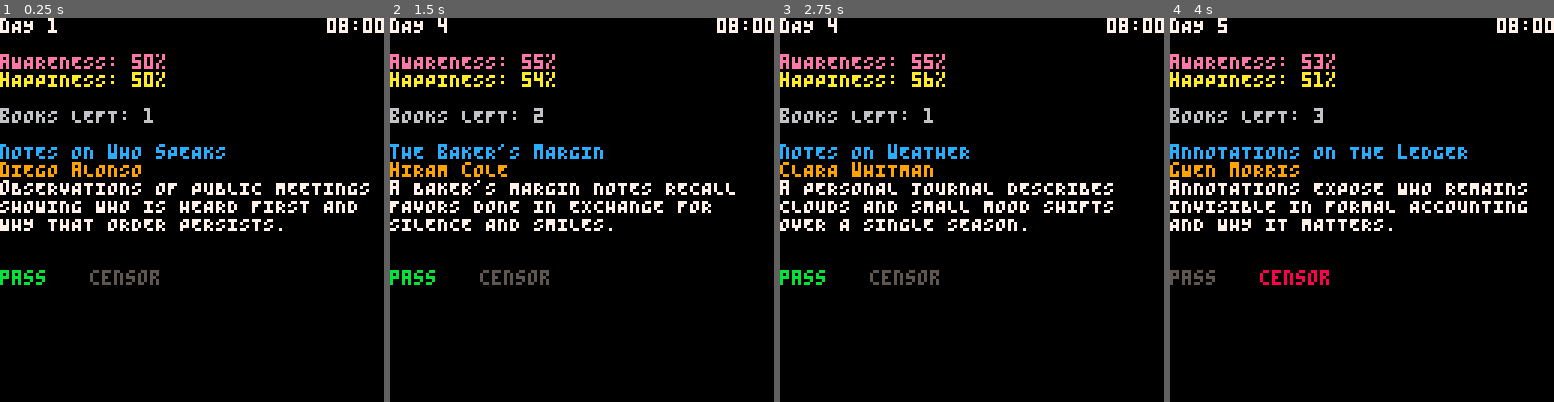
Above: before the commit, frames 1-4 (left to right).
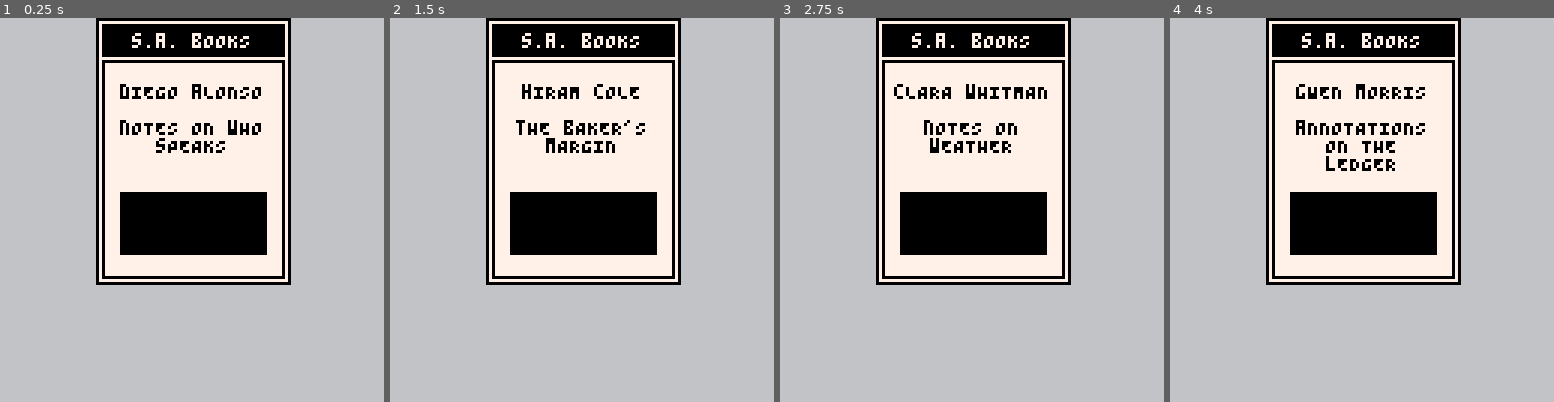
Above: after the commit, the same moments.

Repository: marco-vidali/dont_read_that_book
Game: PICO-8 cartridge dont_read_that_book.p8
Same seed, same stepped clock (60 frames per second), same inputs: the game is played once before the commit and once after it.
Inputs:
- Up to frame 1 (0.25 s): no input
- Up to frame 2 (1.5 s): tap O (Z key) at 0.33, 0.7, 1.43 s
- Up to frame 3 (2.75 s): hold Left 1.97-2.37 s; tap O (Z key) at 2.22 s
- Up to frame 4 (4 s): hold Right 2.87-3.53 s; tap O (Z key) at 3.1, 3.98 s

The runs differ from the first frame. In frame 1, 86% of the frame differs, in the area x 0-100%, y 0-100%; in frame 2, 86%; in frame 3, 86%; in frame 4, 86%.

Commit message:
Create book graphics

Diff:
--- a/dont_read_that_book.p8
+++ b/dont_read_that_book.p8
@@ -11,6 +11,23 @@
 00077000000000000000000000000000000000000000000000000000000000000000000000000000000000000000000000000000000000000000000000000000
 00077000000000000000000000000000000000000000000000000000000000000000000000000000000000000000000000000000000000000000000000000000
 00700700000000000000000000000000000000000000000000000000000000000000000000000000000000000000000000000000000000000000000000000000
+__map__
+0101010101010101010101010101010100000000000000000000000000000000000000000000000000000000000000000000000000000000000000000000000000000000000000000000000000000000000000000000000000000000000000000000000000000000000000000000000000000000000000000000000000000000
+0101010101010101010101010101010100000000000000000000000000000000000000000000000000000000000000000000000000000000000000000000000000000000000000000000000000000000000000000000000000000000000000000000000000000000000000000000000000000000000000000000000000000000
+0101010102030303030303040101010100000000000000000000000000000000000000000000000000000000000000000000000000000000000000000000000000000000000000000000000000000000000000000000000000000000000000000000000000000000000000000000000000000000000000000000000000000000
+0101010112131313131313140101010100000000000000000000000000000000000000000000000000000000000000000000000000000000000000000000000000000000000000000000000000000000000000000000000000000000000000000000000000000000000000000000000000000000000000000000000000000000
+0101010112131313131313140101010100000000000000000000000000000000000000000000000000000000000000000000000000000000000000000000000000000000000000000000000000000000000000000000000000000000000000000000000000000000000000000000000000000000000000000000000000000000
+0101010112131313131313140101010100000000000000000000000000000000000000000000000000000000000000000000000000000000000000000000000000000000000000000000000000000000000000000000000000000000000000000000000000000000000000000000000000000000000000000000000000000000
+0101010112131313131313140101010100000000000000000000000000000000000000000000000000000000000000000000000000000000000000000000000000000000000000000000000000000000000000000000000000000000000000000000000000000000000000000000000000000000000000000000000000000000
+0101010112131313131313140101010100000000000000000000000000000000000000000000000000000000000000000000000000000000000000000000000000000000000000000000000000000000000000000000000000000000000000000000000000000000000000000000000000000000000000000000000000000000
+0101010112131313131313140101010100000000000000000000000000000000000000000000000000000000000000000000000000000000000000000000000000000000000000000000000000000000000000000000000000000000000000000000000000000000000000000000000000000000000000000000000000000000
+0101010112131313131313140101010100000000000000000000000000000000000000000000000000000000000000000000000000000000000000000000000000000000000000000000000000000000000000000000000000000000000000000000000000000000000000000000000000000000000000000000000000000000
+0101010112131313131313140101010100000000000000000000000000000000000000000000000000000000000000000000000000000000000000000000000000000000000000000000000000000000000000000000000000000000000000000000000000000000000000000000000000000000000000000000000000000000
+0101010112131313131313140101010100000000000000000000000000000000000000000000000000000000000000000000000000000000000000000000000000000000000000000000000000000000000000000000000000000000000000000000000000000000000000000000000000000000000000000000000000000000
+0101010122232323232323240101010100000000000000000000000000000000000000000000000000000000000000000000000000000000000000000000000000000000000000000000000000000000000000000000000000000000000000000000000000000000000000000000000000000000000000000000000000000000
+0101010101010101010101010101010100000000000000000000000000000000000000000000000000000000000000000000000000000000000000000000000000000000000000000000000000000000000000000000000000000000000000000000000000000000000000000000000000000000000000000000000000000000
+0101010101010101010101010101010100000000000000000000000000000000000000000000000000000000000000000000000000000000000000000000000000000000000000000000000000000000000000000000000000000000000000000000000000000000000000000000000000000000000000000000000000000000
+0101010101010101010101010101010100000000000000000000000000000000000000000000000000000000000000000000000000000000000000000000000000000000000000000000000000000000000000000000000000000000000000000000000000000000000000000000000000000000000000000000000000000000
 
 
 
--- a/scripts/show_book.lua
+++ b/scripts/show_book.lua
@@ -1,3 +1,5 @@
+palt(0, false)
+
 day = 1
 
 awareness = 50
@@ -106,25 +108,27 @@
 end
 
 function _draw()
-    cls()
+    cls(6)
 
-    print("dAY " .. day, 0, 0, 7)
-    print(hours .. ":" .. minutes, 109, 0, 7)
+    -- outline
+    rect(32, 0, 96, 88, 0)
 
-    print("aWARENESS: " .. awareness .. "%", 0, 12, 14)
-    print("hAPPINESS: " .. happiness .. "%", 0, 18, 10)
+    -- background
+    rectfill(33, 1, 95, 87, 7)
 
-    print("bOOKS LEFT: " .. books_num, 0, 30, 6)
+    -- header
+    rectfill(34, 2, 94, 12, 0)
+    print_centered("s.a. bOOKS", 5, 7)
 
-    print_wrapped(book.title, 0, 42, 12, 128)
-    print_wrapped(book.author, 0, 48, 9, 128)
-    print_wrapped(book.synopsis, 0, 54, 7, 128)
+    -- content outline
+    rect(34, 14, 94, 86, 0)
 
-    if choice == 1 then
-        print("pass", 0, 84, 11)
-        print("censor", 30, 84, 5)
-    elseif choice == 2 then
-        print("pass", 0, 84, 5)
-        print("censor", 30, 84, 8)
-    end
+    -- author
+    print_centered(book.author, 22, 0)
+
+    -- title
+    print_centered(book.title, 34, 0, 50)
+
+    -- image
+    rectfill(40, 58, 88, 78, 0)
 end
--- a/scripts/utils.lua
+++ b/scripts/utils.lua
@@ -1,5 +1,11 @@
-function print_wrapped(text, x, y, color, max_pixel_width)
+function print_centered(text, y, color, max_pixel_width)
+    if max_pixel_width == nil then
+        max_pixel_width = 9999
+    end
+
     local char_width = 4
+    local line_height = 6
+    local screen_width = 128
     local max_chars = flr(max_pixel_width / char_width)
 
     local line = ""
@@ -20,9 +26,12 @@
     add(lines, line)
 
     for i, l in ipairs(lines) do
-        print(l, x, y + (i-1)*6, color)
+        local line_pixel_width = #l * char_width
+        local x = flr((screen_width - line_pixel_width) / 2)
+        print(l, x, y + (i-1)*line_height, color)
     end
 end
+
 
 function split_words(str)
     local words = {}
